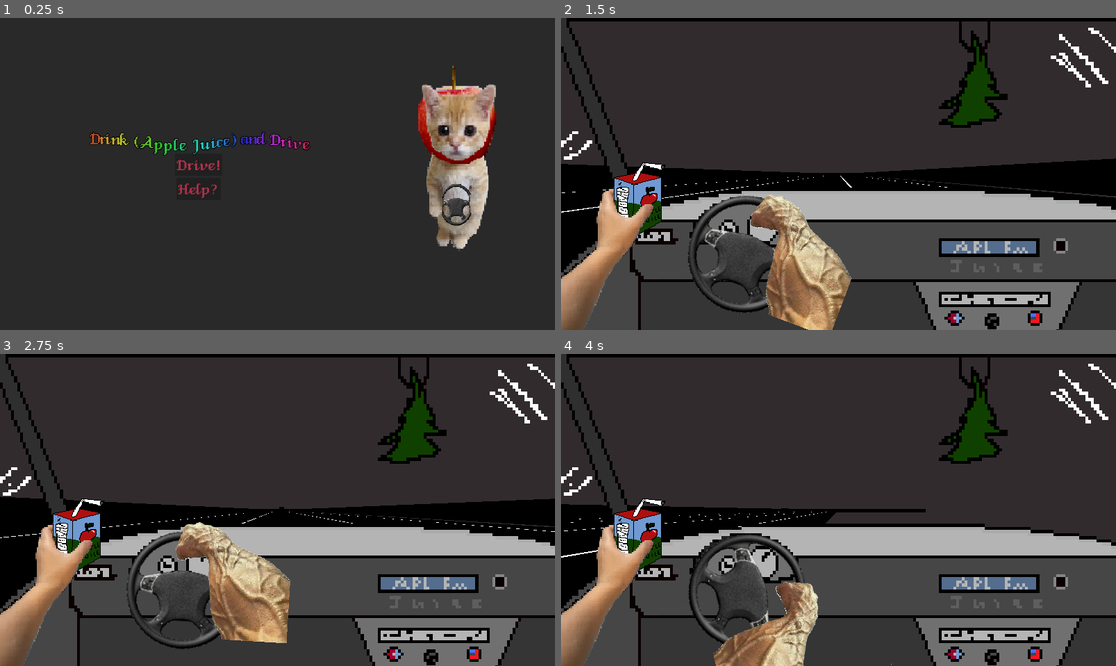
Above: before the commit, frames 1-4 (two rows, left to right).
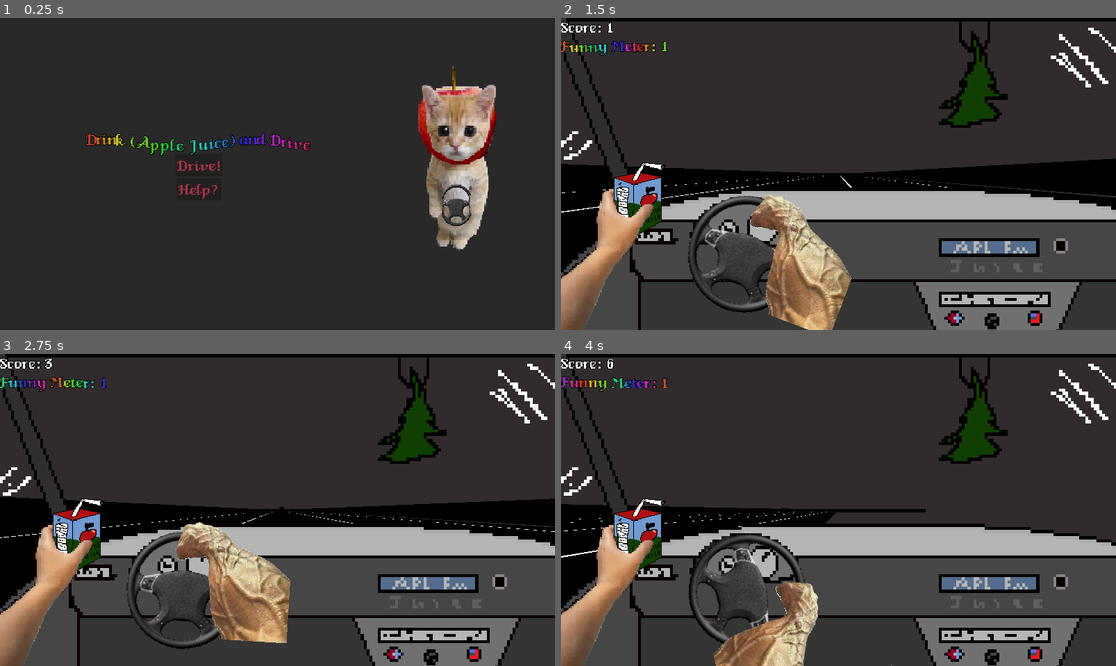
Above: after the commit, the same moments.

Repository: Gingerismycat/Brackeys-2025
Game: Godot game, scene res://nodes/menu nodes/main_menu.tscn
Two runs of this game, one before a commit and one after it. Both use one fixed random seed, a clock stepped at 60 frames per second and the inputs below.
Inputs:
- Up to frame 1 (0.25 s): no input
- Up to frame 2 (1.5 s): click "Drive!" at 0.5 s; hold D (Right) from 1.28 s (still down); tap Q (Drink) at 1.35 s
- Up to frame 3 (2.75 s): release D (Right) at 2.03 s; hold A (Left) from 2.03 s (still down); tap Q (Drink) at 2.1 s
- Up to frame 4 (4 s): release A (Left) at 2.78 s; hold D (Right) from 2.78 s (still down); tap Q (Drink) at 2.85, 3.6 s

The runs differ from the first frame. In frame 1, 1.6% of the frame differs, in the area x 15-90%, y 15-75%; in frame 2, 0.5%; in frame 3, 0.5%; in frame 4, 0.5%.

Commit message:
Worked on scoring system

Diff:
--- a/nodes/3d_rotate_wheel.tscn
+++ b/nodes/3d_rotate_wheel.tscn
@@ -8,6 +8,8 @@
 [ext_resource type="Texture2D" uid="uid://cg4odvc6eqvsu" path="res://images/drinking1.png" id="6_i0wgq"]
 [ext_resource type="Texture2D" uid="uid://cy6lb1fkavxrr" path="res://images/drinking2.png" id="7_jspq6"]
 [ext_resource type="Texture2D" uid="uid://crspkbguy66ns" path="res://images/drinking3.png" id="8_scv5u"]
+[ext_resource type="Script" path="res://scripts/menu scripts/gui.gd" id="9_siedx"]
+[ext_resource type="FontFile" uid="uid://ck0tnifr21q07" path="res://fonts/VeniceClassic.ttf" id="10_1jupj"]
 
 [sub_resource type="SpriteFrames" id="SpriteFrames_7ly42"]
 animations = [{
@@ -67,3 +69,37 @@
 [node name="DrinkTimer" type="Timer" parent="."]
 wait_time = 5.0
 one_shot = true
+
+[node name="GUI" type="Control" parent="."]
+layout_mode = 3
+anchors_preset = 0
+offset_right = 40.0
+offset_bottom = 40.0
+script = ExtResource("9_siedx")
+
+[node name="VBoxContainer" type="VBoxContainer" parent="GUI"]
+layout_mode = 0
+offset_right = 40.0
+offset_bottom = 40.0
+theme_override_constants/separation = 2
+
+[node name="Score" type="Label" parent="GUI/VBoxContainer"]
+layout_mode = 2
+size_flags_vertical = 1
+theme_override_colors/font_outline_color = Color(0, 0, 0, 1)
+theme_override_constants/outline_size = 5
+theme_override_fonts/font = ExtResource("10_1jupj")
+theme_override_font_sizes/font_size = 38
+text = "I love cats"
+
+[node name="FunnyMeter" type="RichTextLabel" parent="GUI/VBoxContainer"]
+clip_contents = false
+layout_mode = 2
+theme_override_colors/font_outline_color = Color(0, 0, 0, 1)
+theme_override_constants/outline_size = 5
+theme_override_fonts/normal_font = ExtResource("10_1jupj")
+theme_override_font_sizes/normal_font_size = 38
+bbcode_enabled = true
+text = "[rainbow]Funny Meter"
+fit_content = true
+autowrap_mode = 0
--- a/nodes/menu nodes/help_menu.tscn
+++ b/nodes/menu nodes/help_menu.tscn
@@ -26,8 +26,8 @@
 anchor_top = 0.5
 anchor_right = 1.0
 anchor_bottom = 0.5
-offset_top = -256.0
-offset_bottom = 352.0
+offset_top = -310.0
+offset_bottom = 488.0
 grow_horizontal = 2
 grow_vertical = 2
 scale = Vector2(0.764815, 0.764815)
@@ -39,6 +39,11 @@
 
 
 - Press Q to drink the apple juice. Doing so increases your Funny Meter!
+
+
+
+
+- The higher the Funny Meter, the harder it is to drive!
 
 
 
--- a/nodes/menu nodes/main_menu.tscn
+++ b/nodes/menu nodes/main_menu.tscn
@@ -6,6 +6,7 @@
 [ext_resource type="Texture2D" uid="uid://5vac3fegio76" path="res://images/ElGato_transparentwithwheel.png" id="4_34h7i"]
 [ext_resource type="Script" path="res://scripts/menu scripts/help_button.gd" id="4_xpaa5"]
 [ext_resource type="Texture2D" uid="uid://ena1l8x7b4ym" path="res://images/ElGato_transparentwithwheelwide.png" id="5_oiub2"]
+[ext_resource type="Texture2D" uid="uid://coft28tqkcnu7" path="res://images/ElGato_transparentwithwheel3.png" id="7_pidvv"]
 
 [sub_resource type="SpriteFrames" id="SpriteFrames_yney0"]
 animations = [{
@@ -15,6 +16,9 @@
 }, {
 "duration": 0.8,
 "texture": ExtResource("5_oiub2")
+}, {
+"duration": 0.8,
+"texture": ExtResource("7_pidvv")
 }],
 "loop": true,
 "name": &"default",
@@ -33,7 +37,7 @@
 
 [node name="Road2" type="Sprite2D" parent="MainMenu"]
 position = Vector2(56, -119)
-scale = Vector2(6.86805, 2.64063)
+scale = Vector2(11.3243, 4.35397)
 texture = ExtResource("1_t5peh")
 
 [node name="VBoxContainer" type="VBoxContainer" parent="MainMenu"]
@@ -52,9 +56,9 @@
 theme_override_colors/font_outline_color = Color(0, 0, 0, 1)
 theme_override_constants/outline_size = 5
 theme_override_fonts/normal_font = ExtResource("2_l7fgt")
-theme_override_font_sizes/normal_font_size = 39
+theme_override_font_sizes/normal_font_size = 40
 bbcode_enabled = true
-text = "[rainbow freq=.1][tornado radius=7 freq=10] Drink (Apple Juice) and Drive"
+text = "[rainbow freq=.1][tornado radius=7 freq=10]Drink (Apple Juice) and Drive"
 fit_content = true
 autowrap_mode = 0
 tab_size = 5
@@ -81,11 +85,12 @@
 script = ExtResource("4_xpaa5")
 
 [node name="cat" type="AnimatedSprite2D" parent="MainMenu/VBoxContainer"]
-position = Vector2(788, 44)
+position = Vector2(788, 45)
 scale = Vector2(0.580997, 0.732706)
 sprite_frames = SubResource("SpriteFrames_yney0")
 autoplay = "default"
-frame_progress = 0.554116
+frame = 1
+frame_progress = 0.238917
 
 [connection signal="pressed" from="MainMenu/VBoxContainer/DriveButton" to="MainMenu/VBoxContainer/DriveButton" method="_on_pressed"]
 [connection signal="pressed" from="MainMenu/VBoxContainer/HelpButton" to="MainMenu/VBoxContainer/HelpButton" method="_on_pressed"]
--- a/scripts/drunkness.gd
+++ b/scripts/drunkness.gd
@@ -1,3 +1,9 @@
 extends Node
 
 var drunk = 0
+var score = 0
+var beginIncr = false
+
+func _process(delta):
+	if beginIncr == true:
+		score+=1*delta*(drunk+1)
--- a/scripts/menu scripts/drive_button.gd
+++ b/scripts/menu scripts/drive_button.gd
@@ -3,4 +3,6 @@
 
 func _on_pressed():
 	Drunkness.drunk = 0
+	Drunkness.score = 0
+	Drunkness.beginIncr = true
 	get_tree().change_scene_to_file("res://nodes/test3d.tscn")
--- /dev/null
+++ b/scripts/menu scripts/gui.gd
@@ -0,0 +1,14 @@
+extends Control
+
+@onready var score = $VBoxContainer/Score
+@onready var funny_meter = $VBoxContainer/FunnyMeter
+
+# Called when the node enters the scene tree for the first time.
+func _ready():
+	pass # Replace with function body.
+
+
+# Called every frame. 'delta' is the elapsed time since the previous frame.
+func _process(delta):
+	score.text = "Score: " + str(int(Drunkness.score))
+	funny_meter.text = "[rainbow freq=" + str(0.1+Drunkness.drunk/5.0) + "][tornado radius="+ str(Drunkness.drunk) + "freq=" + str(Drunkness.drunk) + "]Funny Meter: " + str(Drunkness.drunk)
Binary file added: images/ElGato_transparentwithwheel3.png
Not shown, added: images/ElGato_transparentwithwheel3.png.import
Not shown: 1 places in nodes/3d_rotate_wheel.tscn that only renumber resources
Not shown: 1 places in nodes/menu nodes/main_menu.tscn that only renumber resources
